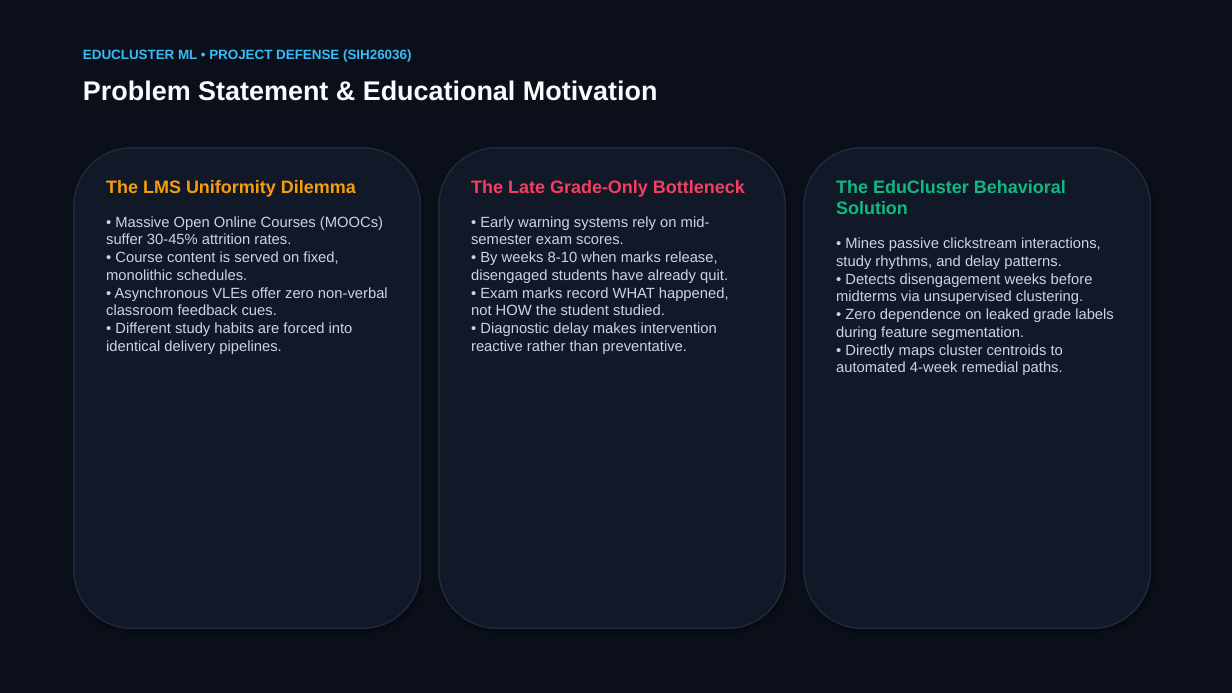
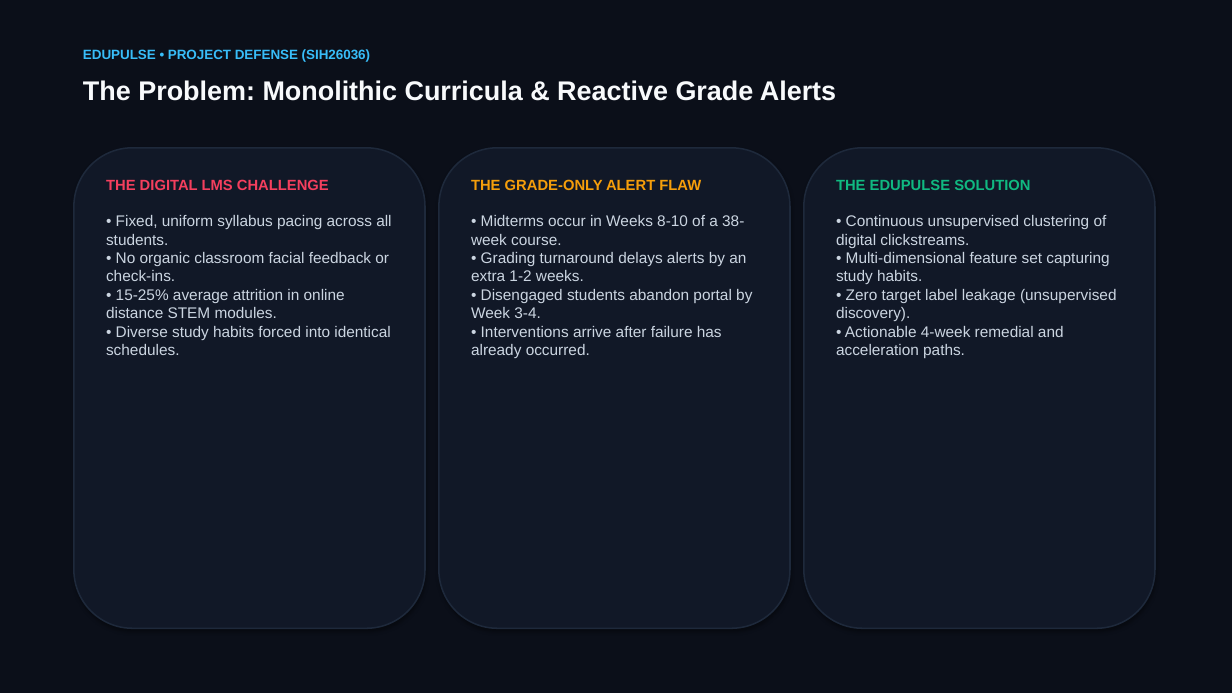
Before and after one commit to parasabhavyaswi/student-engagement-performance-clustering, a slide deck: slide 2 of EduCluster_ML_Presentation.pptx. Drawn at 1232x693 pixels with LibreOffice and Linux fonts; fonts in the diff are those of the drawing. Boxes give left, top, right and bottom in pixels: in the first picture for what was removed or moved away, otherwise in the second. Text is boxed around its words. In the diff, an @@ line names an element or a change of style, - is before the commit and + after.

Commit message:
feat(edupulse): finalize EduPulse rebranding, pipeline verification, IEEE research paper (docx & pdf), and deck

```diff
--- a/EduCluster_ML_Presentation.pptx
+++ b/EduCluster_ML_Presentation.pptx
@@ text at [83, 49, 370, 62]: text changed @@
-EDUCLUSTER ML • PROJECT DEFENSE (SIH26036)
+EDUPULSE • PROJECT DEFENSE (SIH26036)
@@ text at [83, 80, 836, 101]: text changed @@
-Problem Statement & Educational Motivation
+The Problem: Monolithic Curricula & Reactive Grade Alerts
@@ rounded rectangle: place and size @@
-rounded rectangle at [74, 148, 421, 628]
+rounded rectangle at [74, 148, 425, 628]
@@ rounded rectangle: place and size @@
-rounded rectangle at [439, 148, 786, 628]
+rounded rectangle at [439, 148, 790, 628]
@@ rounded rectangle: place and size @@
-rounded rectangle at [804, 148, 1151, 628]
+rounded rectangle at [804, 148, 1155, 628]
@@ text at [106, 179, 391, 355]: text changed; size 11.5 to 12 pt @@
-The LMS Uniformity Dilemma
-• Massive Open Online Courses (MOOCs) suffer 30-45% attrition rates.
-• Course content is served on fixed, monolithic schedules.
-• Asynchronous VLEs offer zero non-verbal classroom feedback cues.
-• Different study habits are forced into identical delivery pipelines.
+THE DIGITAL LMS CHALLENGE
+• Fixed, uniform syllabus pacing across all students.
+• No organic classroom facial feedback or check-ins.
+• 15-25% average attrition in online distance STEM modules.
+• Diverse study habits forced into identical schedules.
@@ text at [471, 179, 752, 358]: text changed; size 11.5 to 12 pt @@
-The Late Grade-Only Bottleneck
-• Early warning systems rely on mid-semester exam scores.
-• By weeks 8-10 when marks release, disengaged students have already quit.
-• Exam marks record WHAT happened, not HOW the student studied.
-• Diagnostic delay makes intervention reactive rather than preventative.
+THE GRADE-ONLY ALERT FLAW
+• Midterms occur in Weeks 8-10 of a 38-week course.
+• Grading turnaround delays alerts by an extra 1-2 weeks.
+• Disengaged students abandon portal by Week 3-4.
+• Interventions arrive after failure has already occurred.
@@ text at [836, 179, 1117, 358]: text changed; size 11.5 to 12 pt @@
-The EduCluster Behavioral Solution
-• Mines passive clickstream interactions, study rhythms, and delay patterns.
-• Detects disengagement weeks before midterms via unsupervised clustering.
-• Zero dependence on leaked grade labels during feature segmentation.
-• Directly maps cluster centroids to automated 4-week remedial paths.
+THE EDUPULSE SOLUTION
+• Continuous unsupervised clustering of digital clickstreams.
+• Multi-dimensional feature set capturing study habits.
+• Zero target label leakage (unsupervised discovery).
+• Actionable 4-week remedial and acceleration paths.
```
Also in this commit, not shown: 4 other slides changed, 5 slides added, 5 slides removed, 20 other files.
